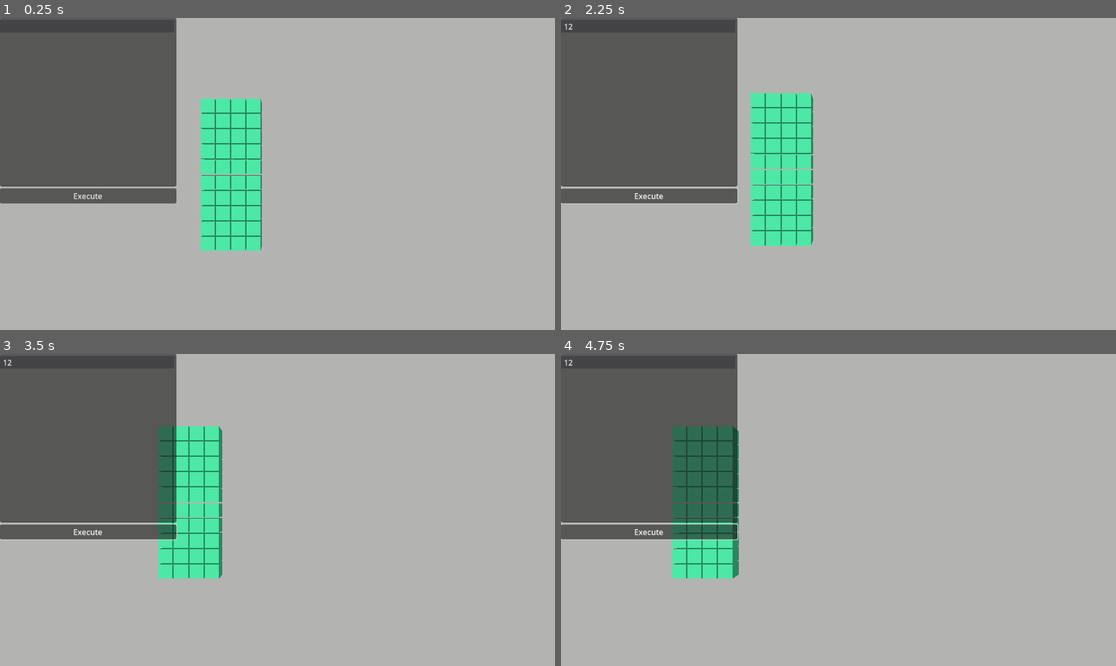
Above: before the commit, frames 1-4 (two rows, left to right).
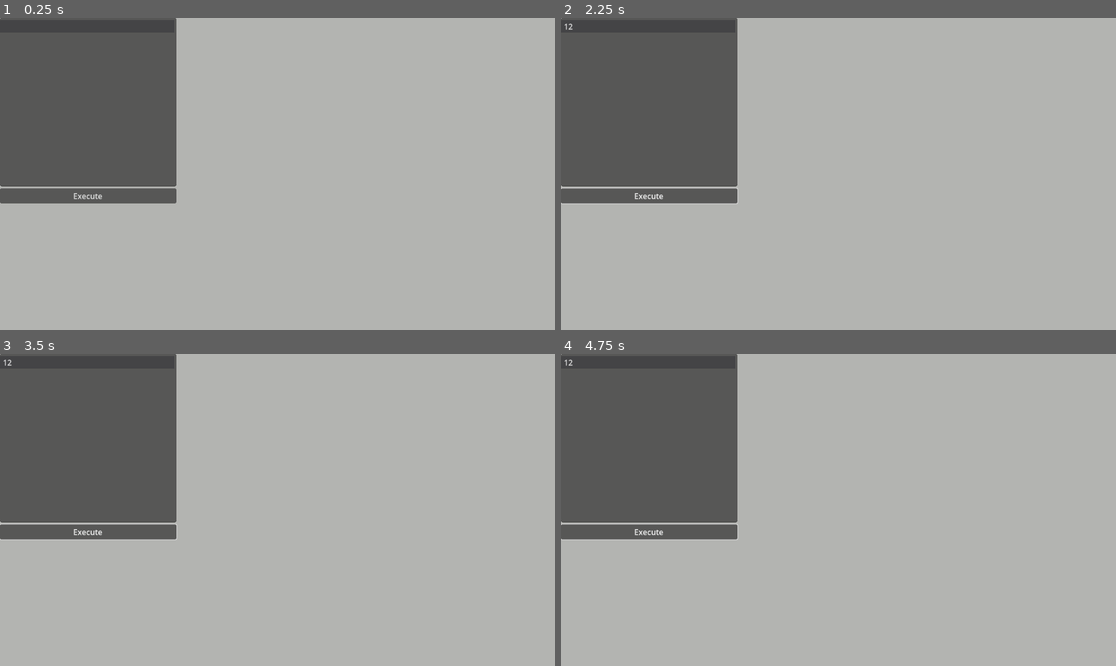
Above: after the commit, the same moments.

Repository: marekw96/matrixVisualisation
Game: Godot game, scene res://SceneWithCommands.tscn
Two runs of this game, one before a commit and one after it. Both use one fixed random seed, a clock stepped at 60 frames per second and the inputs below.
Inputs (mouse positions are in pixels of both pictures, inside the frame that each line leads up to):
- Up to frame 1 (0.25 s): no input
- Up to frame 2 (2.25 s): click (649, 102) at 0.52 s; type "12" at 0.6 s; click "Execute" at 1.25 s; tap Enter at 2 s; move the mouse to (960, 158) at 2.02 s; hold D from 2.03 s (still down); tap Q at 2.1 s; click (960, 158) at 2.17 s
- Up to frame 3 (3.5 s): release D at 2.75 s; drag from (166, 525) to (249, 572) at 2.77 s
- Up to frame 4 (4.75 s): tap Space at 3.5 s; move the mouse to (894, 441) at 3.52 s; hold D 3.53-4.25 s; tap Shift at 3.6 s; drag from (810, 572) to (672, 463) at 4.27 s

The runs differ from the first frame. In frame 1, 5.3% of the frame differs, in the area x 36-48%, y 25-75%; in frame 2, 5.4%; in frame 3, 5.5%; in frame 4, 5.7%, in the area x 20-33%, y 23-72%.

Commit message:
Remove commands from startup

Diff:
--- a/SceneWithCommands.tscn
+++ b/SceneWithCommands.tscn
@@ -47,7 +47,6 @@
 
 [node name="Commands" type="Node" parent="." node_paths=PackedStringArray("styleManager")]
 script = ExtResource("2_r0eia")
-commands = "create matrixA 4 10 1 as blue"
 styleManager = NodePath("../StyleManager")
 
 [node name="StyleManager" type="Node" parent="." node_paths=PackedStringArray("styles")]
